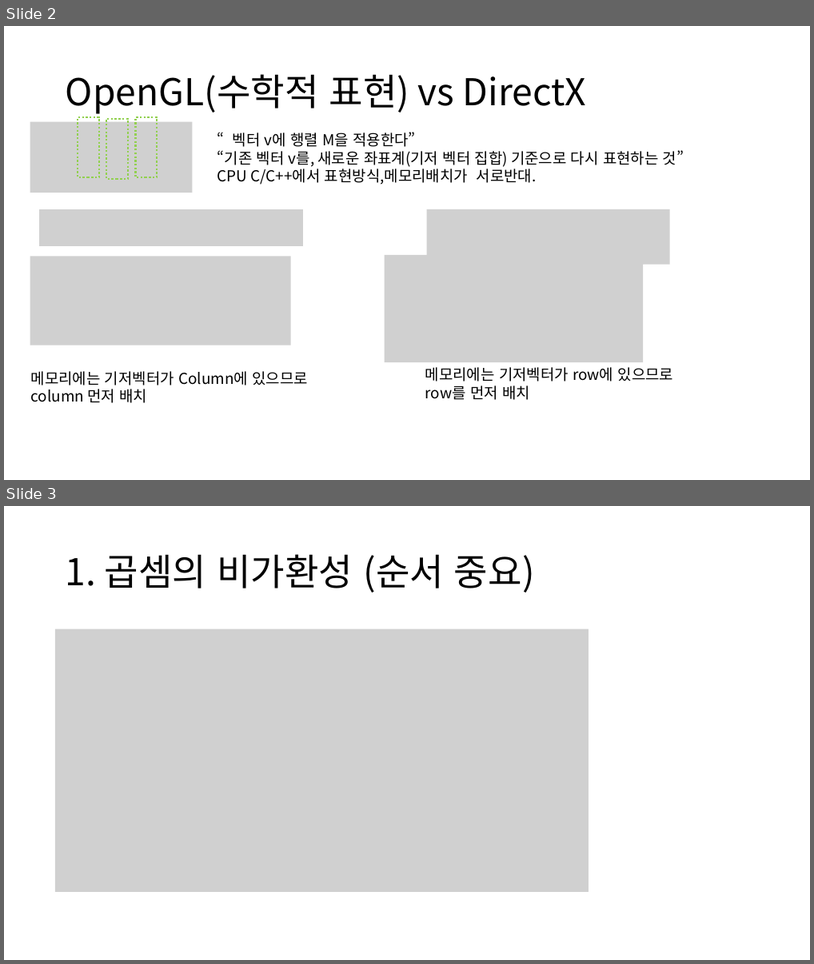
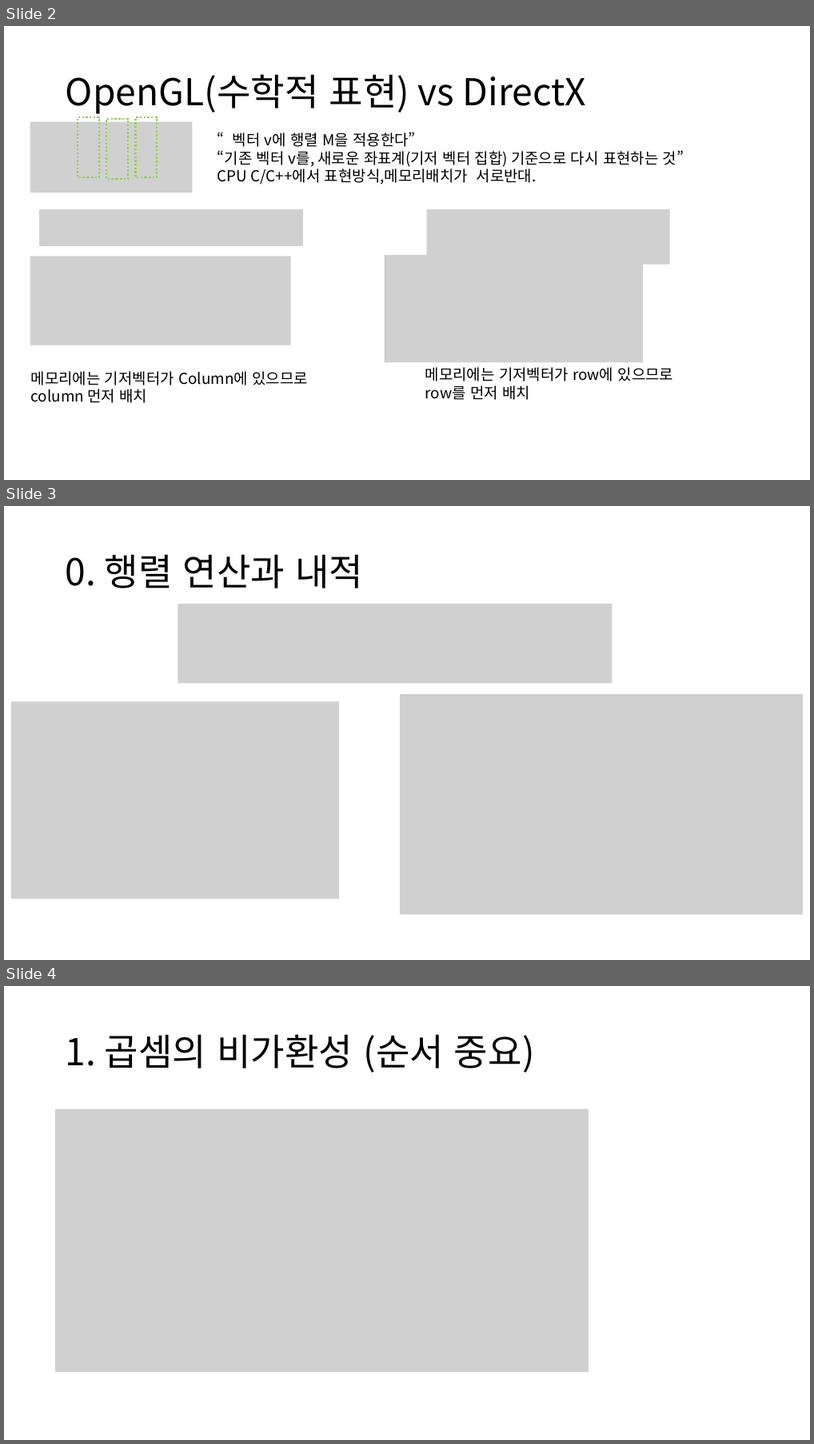
Before and after one commit to ldw9981/D3D11_Tutorial, a slide deck: Documents/행렬 계산의 주요 특징.pptx. Shown one above the other, each under a label of ours: slides 2 and 3 before the commit, slides 2, 3 and 4 after it. The pictures are 814x964 and 814x1444 pixels, drawn with LibreOffice and Linux fonts; fonts in the diff are those of the drawing; grey boxes stand for pictures. Boxes give left, top, right and bottom in pixels: in the first picture for what was removed or moved away, otherwise in the second. Text is boxed around its words. In the diff, an @@ line names an element or a change of style, - is before the commit and + after.

Commit message:
update

```diff
--- a/Documents/행렬 계산의 주요 특징.pptx
+++ b/Documents/행렬 계산의 주요 특징.pptx
@@ slide 3 added at [4, 506, 810, 960], background #FFFFFF @@
@@ title added at [66, 554, 363, 588], 44 pt, text #000000 @@
+0. 행렬 연산과 내적
@@ picture added at [178, 604, 612, 684] @@
@@ picture added at [400, 694, 804, 914] @@
@@ picture added at [11, 701, 339, 899] @@
@@ what was slide 3 is now slide 4 @@
```
